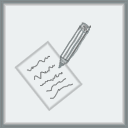
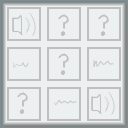
Comparing the layer stacks of the two 128×128 images. Changes:
removed layer "Layer 5" over [58, 22, 90, 69]
removed layer "Layer 3" over [26, 55, 73, 99]
removed layer "Layer 2" over [58, 21, 91, 68]
removed layer "Layer 1" (was 20%) over [14, 40, 83, 111]
added layer "Layer 14" above "Layer 13" over [98, 14, 109, 36]
added layer "Layer 13" above "Layer 12" over [58, 14, 69, 36]
added layer "Layer 12" above "Layer 11" over [58, 53, 69, 75]
added layer "Layer 11" above "Layer 10" over [17, 92, 28, 114]
added layer "Layer 10" above "Layer 9" over [12, 59, 116, 115]
added layer "Layer 9" above "Layer 8" over [12, 13, 36, 36]
added layer "Layer 8" above "Layer 7" over [7, 7, 121, 121]
